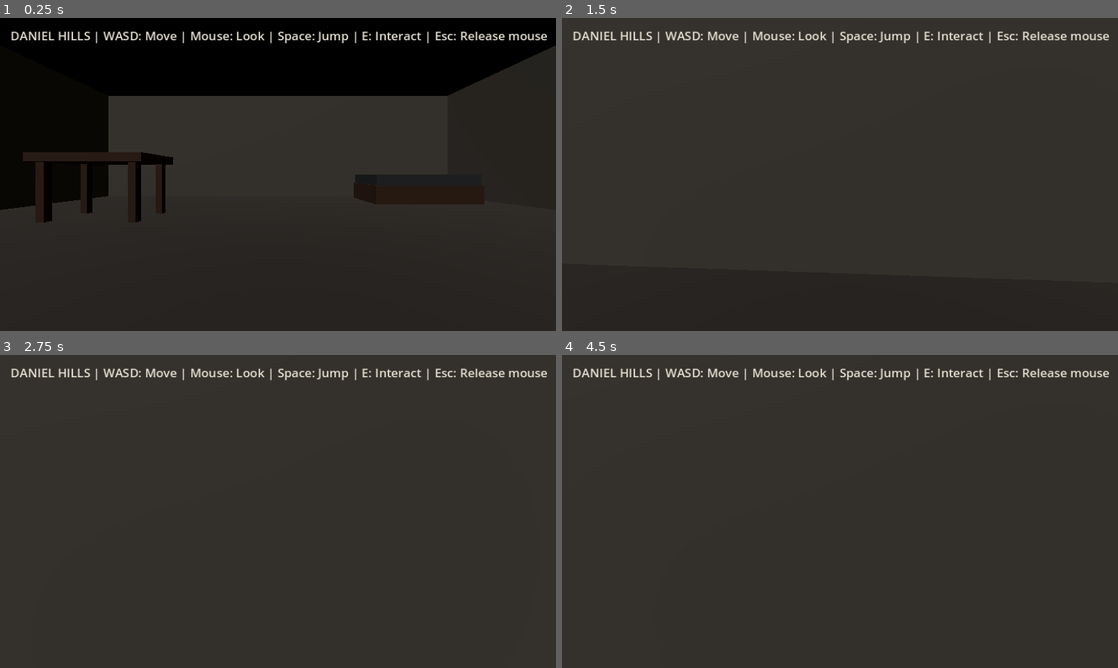
Above: before the commit, frames 1-4 (two rows, left to right).
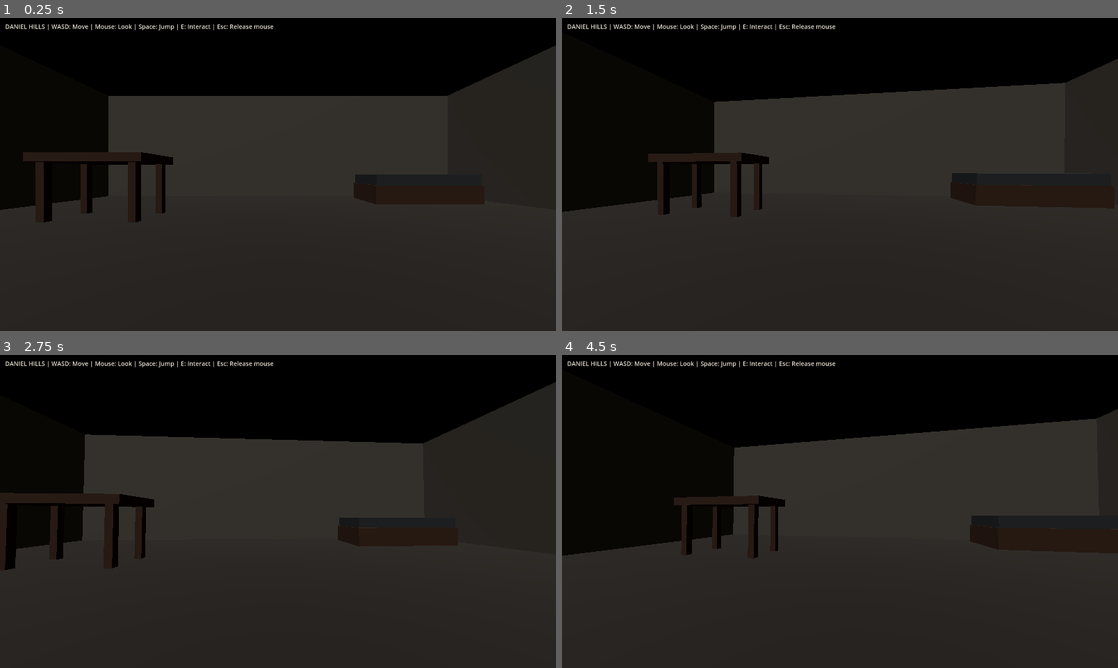
Above: after the commit, the same moments.

Repository: forgotenmywin/Daniel-Hills
Game: Godot game, scene res://scenes/main.tscn
The game is run twice, just before and just after one commit, with the same random seed, the same clock (stepped at 60 frames per second) and the same inputs.
Inputs (mouse positions are in pixels of both pictures, inside the frame that each line leads up to):
- Up to frame 1 (0.25 s): no input
- Up to frame 2 (1.5 s): tap Enter at 0.5 s; move the mouse to (867, 174) at 0.52 s; hold E (interact, bound only before the commit) 0.53-1.28 s; hold W (move_forward, bound only before the commit) from 0.53 s (still down); tap Space (jump, bound only before the commit) at 0.77, 0.8, 1.07, 1.35 s; move the mouse to (812, 174) at 1.27 s
- Up to frame 3 (2.75 s): keep holding W (move_forward, bound only before the commit); tap Space (jump, bound only before the commit) at 1.52, 1.82, 2, 2.3 s; tap E (interact, bound only before the commit) at 1.55 s; move the mouse to (289, 505) at 2.02 s; hold E (interact, bound only before the commit) from 2.03 s (still down)
- Up to frame 4 (4.5 s): keep holding W (move_forward, bound only before the commit); tap Enter at 2.75, 4.25 s; move the mouse to (834, 517) at 2.77 s; release E (interact, bound only before the commit) at 2.78 s; tap E (interact, bound only before the commit) at 2.85, 4.35 s; tap Space (jump, bound only before the commit) at 3.02, 3.32, 3.5, 3.6, 3.77, 4.07 s; move the mouse to (878, 514) at 3.52 s; move the mouse to (795, 508) at 4.27 s

The runs differ from the first frame. In frame 1, 1.8% of the frame differs, in the area x 1-99%, y 2-9%; in frame 2, 35%; in frame 3, 31%; in frame 4, 38%, in the area x 0-100%, y 0-66%.

Commit message:
Update project.godot

Diff:
--- a/project.godot
+++ b/project.godot
@@ -3,43 +3,14 @@
 [application]
 config/name="Daniel Hills"
 run/main_scene="res://scenes/main.tscn"
-config/features=PackedStringArray("4.4", "GL Compatibility")
 
 [display]
-window/size/viewport_width=640
-window/size/viewport_height=360
-window/size/window_width_override=960
-window/size/window_height_override=540
-window/stretch/mode="canvas_items"
+window/size/viewport_width=1280
+window/size/viewport_height=720
+window/size/window_width_override=1280
+window/size/window_height_override=720
 
 [rendering]
 renderer/rendering_method="gl_compatibility"
 renderer/rendering_method.mobile="gl_compatibility"
 textures/default_filters/use_nearest_mipmap_filter=false
-environment/defaults/default_clear_color=Color(0.025, 0.025, 0.03, 1)
-
-[input]
-move_forward={
-"deadzone": 0.2,
-"events": [Object(InputEventKey,"physical_keycode":87), Object(InputEventKey,"physical_keycode":4194320)]
-}
-move_back={
-"deadzone": 0.2,
-"events": [Object(InputEventKey,"physical_keycode":83), Object(InputEventKey,"physical_keycode":4194322)]
-}
-move_left={
-"deadzone": 0.2,
-"events": [Object(InputEventKey,"physical_keycode":65), Object(InputEventKey,"physical_keycode":4194319)]
-}
-move_right={
-"deadzone": 0.2,
-"events": [Object(InputEventKey,"physical_keycode":68), Object(InputEventKey,"physical_keycode":4194321)]
-}
-jump={
-"deadzone": 0.2,
-"events": [Object(InputEventKey,"physical_keycode":32)]
-}
-interact={
-"deadzone": 0.2,
-"events": [Object(InputEventKey,"physical_keycode":69)]
-}
